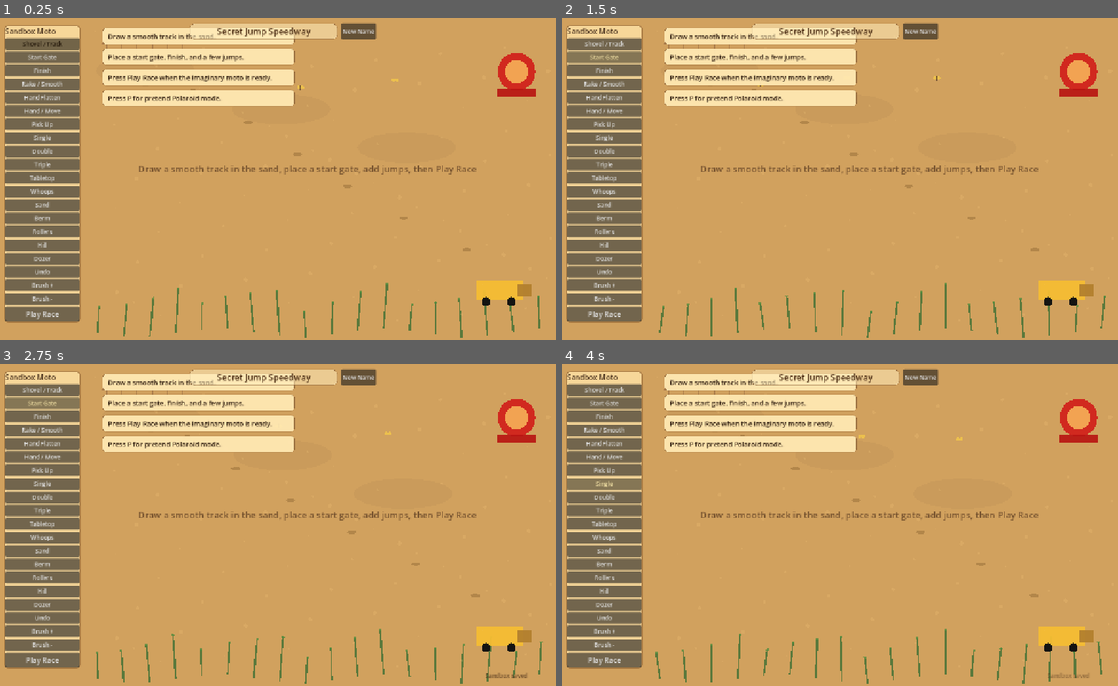
Above: before the commit, frames 1-4 (two rows, left to right).
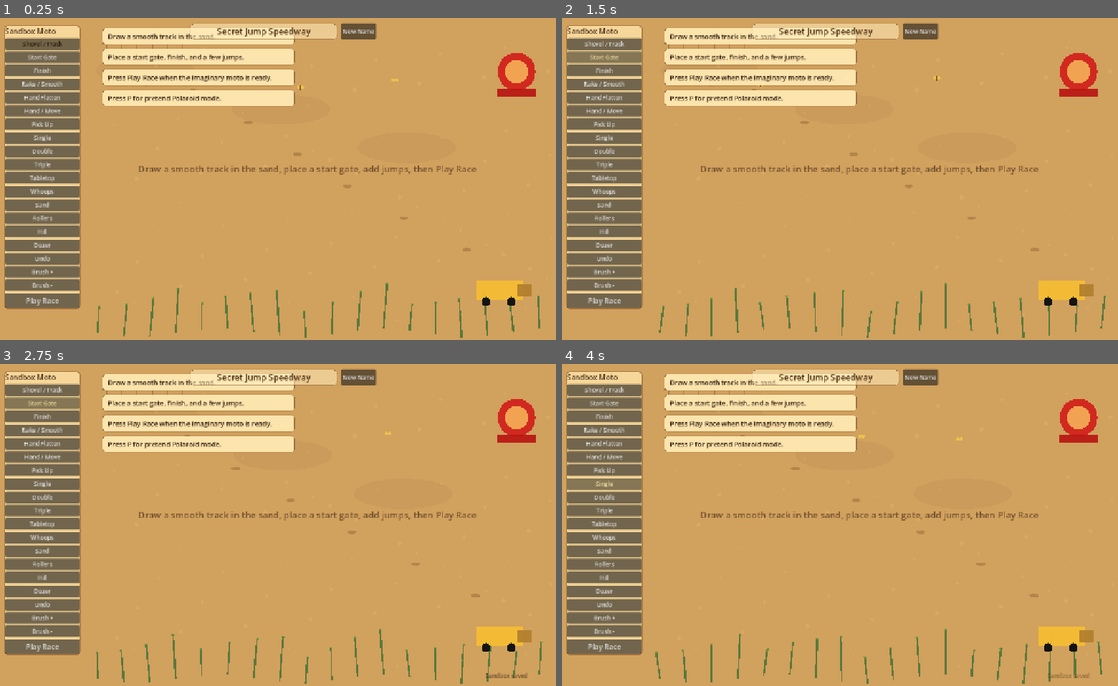
Above: after the commit, the same moments.

Repository: BuiltByLegacy/Sandbox-Moto
Game: Godot game, scene res://scenes/Main.tscn
Two runs of this game, one before a commit and one after it. Both use one fixed random seed, a clock stepped at 60 frames per second and the inputs below.
Inputs (mouse positions are in pixels of both pictures, inside the frame that each line leads up to):
- Up to frame 1 (0.25 s): no input
- Up to frame 2 (1.5 s): click (606, 217) at 0.5 s, where only the run before the commit has a clickable "Berm"; click "Start Gate" at 1.25 s
- Up to frame 3 (2.75 s): click "Start Gate" at 2 s
- Up to frame 4 (4 s): click "Single" at 2.75 s; click "Single" at 3.5 s

The runs differ from the first frame. In frame 1, 1.0% of the frame differs, in the area x 0-15%, y 61-95%; in frame 2, 1.0%; in frame 3, 1.0%; in frame 4, 1.0%.

Commit message:
change: remove the stamped Berm tool - berms are sculpted, not stamped
A berm is dirt piled on the outside of a turn, so it belongs to the
manual terrain-sculpting workflow (issue #29/#31), not a one-tap preset.

- Web (web/game.js): remove berm from the toy box - tool def, SVG icon,
  difficulty table, the bankedBerm geometry + makeObstacle branch, and
  the berm-specific race feedback line. No web persistence, so nothing to
  migrate.
- Godot: remove berm from the tool panel (ToolPanel.gd), the placement
  list (TrackBuilder.gd), Obstacle.gd (colour/label/difficulty/skill-key/
  draw), track-name suggestions (TrackNamer.gd), and rider feedback
  (ToyRider.gd). SAVABLE_OBSTACLE_TYPES still lists "berm" so old saves
  load without error - a legacy berm degrades to a generic bump.
- Docs: building_tools.md drops the berm stamp and notes berms are shaped
  by hand ("Shape berms"); roadmap records the decision.

Verified the web build headless: the toy box no longer offers berm,
every other tool places and the race runs with no page errors, and the
committed web-3d assertions still hold. Godot changes are not
runtime-verified (no engine here) and touch only existing patterns.

Co-Authored-By: Claude Opus 4.8 <noreply@anthropic.com>
Claude-Session: https://claude.ai/code/session_01XdYVeVvDzD9K7PvNCYWjfK

Diff:
--- a/scripts/Obstacle.gd
+++ b/scripts/Obstacle.gd
@@ -8,7 +8,6 @@
 	"tabletop": Color(0.73, 0.45, 0.24),
 	"whoops": Color(0.80, 0.56, 0.30),
 	"sand": Color(0.94, 0.80, 0.52, 0.92),
-	"berm": Color(0.74, 0.45, 0.22),
 	"rollers": Color(0.78, 0.52, 0.28),
 	"hill": Color(0.70, 0.46, 0.24),
 	"dozer": Color(0.92, 0.70, 0.18)
@@ -22,7 +21,6 @@
 	"tabletop": "Table",
 	"whoops": "Whoops",
 	"sand": "Sand",
-	"berm": "Berm",
 	"rollers": "Rollers",
 	"hill": "Hill",
 	"dozer": "Dozer"
@@ -49,8 +47,6 @@
 			return 0.58
 		"sand":
 			return 0.62
-		"berm":
-			return 0.35
 		"rollers":
 			return 0.42
 		"hill":
@@ -64,8 +60,6 @@
 			return "whoop_skill"
 		"sand":
 			return "sand_skill"
-		"berm":
-			return "roller_skill"
 		"rollers":
 			return "roller_skill"
 		"hill":
@@ -116,11 +110,6 @@
 			for i in range(6):
 				var a := float(i) / 6.0 * TAU
 				draw_arc(Vector2(cos(a) * 6, sin(a) * 6), 10 + (i % 3) * 8, PI * 0.1, PI * 0.9, 14, Color(0.98, 0.86, 0.58, 0.5), 2.0)
-		"berm":
-			# banked wall: darker outer bank, lit inner ride line
-			draw_arc(Vector2.ZERO, 32, PI * 0.15, PI * 1.15, 28, color.darkened(0.22), 16.0)
-			draw_arc(Vector2.ZERO, 24, PI * 0.15, PI * 1.15, 26, color, 8.0)
-			draw_arc(Vector2.ZERO, 19, PI * 0.15, PI * 1.15, 24, color.lightened(0.32), 3.0)
 		"dozer":
 			draw_rect(Rect2(Vector2(-24, -16), Vector2(48, 32)), color, true)
 			draw_rect(Rect2(Vector2(18, -24), Vector2(16, 48)), Color(0.55, 0.42, 0.24), true)
--- a/scripts/ToolPanel.gd
+++ b/scripts/ToolPanel.gd
@@ -18,7 +18,6 @@
 	{"label": "Tabletop", "tool": "tabletop"},
 	{"label": "Whoops", "tool": "whoops"},
 	{"label": "Sand", "tool": "sand"},
-	{"label": "Berm", "tool": "berm"},
 	{"label": "Rollers", "tool": "rollers"},
 	{"label": "Hill", "tool": "hill"},
 	{"label": "Dozer", "tool": "dozer"},
--- a/scripts/ToyRider.gd
+++ b/scripts/ToyRider.gd
@@ -175,10 +175,7 @@
 	else:
 		if obstacle_confidence > difficulty:
 			speed += 8.0
-			if obstacle.obstacle_type == "berm":
-				feedback.append(_color_name() + " bike loved that berm.")
-			else:
-				feedback.append(_color_name() + " bike loved the " + obstacle.obstacle_type + ".")
+			feedback.append(_color_name() + " bike loved the " + obstacle.obstacle_type + ".")
 		else:
 			speed *= 0.62
 			if obstacle.obstacle_type == "sand":
--- a/scripts/TrackBuilder.gd
+++ b/scripts/TrackBuilder.gd
@@ -286,7 +286,7 @@
 				_remove_obstacles_near(mouse_pos)
 				track_changed.emit()
 				queue_redraw()
-			elif active_tool in ["single", "double", "triple", "tabletop", "whoops", "sand", "berm", "rollers", "hill"]:
+			elif active_tool in ["single", "double", "triple", "tabletop", "whoops", "sand", "rollers", "hill"]:
 				_add_obstacle(active_tool, mouse_pos)
 
 func _add_obstacle(obstacle_type: String, pos: Vector2) -> void:
--- a/scripts/TrackNamer.gd
+++ b/scripts/TrackNamer.gd
@@ -36,7 +36,6 @@
 	"tabletop": "Tabletop",
 	"whoops": "Whoop",
 	"sand": "Sand",
-	"berm": "Berm",
 	"rollers": "Roller",
 	"hill": "Hill"
 }
@@ -44,7 +43,6 @@
 # Whole names that only make sense when their feature is really there.
 const FEATURE_SPECIALS := {
 	"triple": ["The Impossible Triple", "Triple Trouble"],
-	"berm": ["Bucket Turn Speedway", "Berm City"],
 	"sand": ["Big Sand SX", "The Sand Trap"],
 	"whoops": ["Wobble Whoops Raceway"],
 	"hill": ["Dragon Hill", "King Of The Hill"],
Not shown, changed: CHANGELOG.md
Not shown, changed: docs/building_tools.md
Not shown, changed: docs/roadmap.md
Not shown, changed: web/game.js
